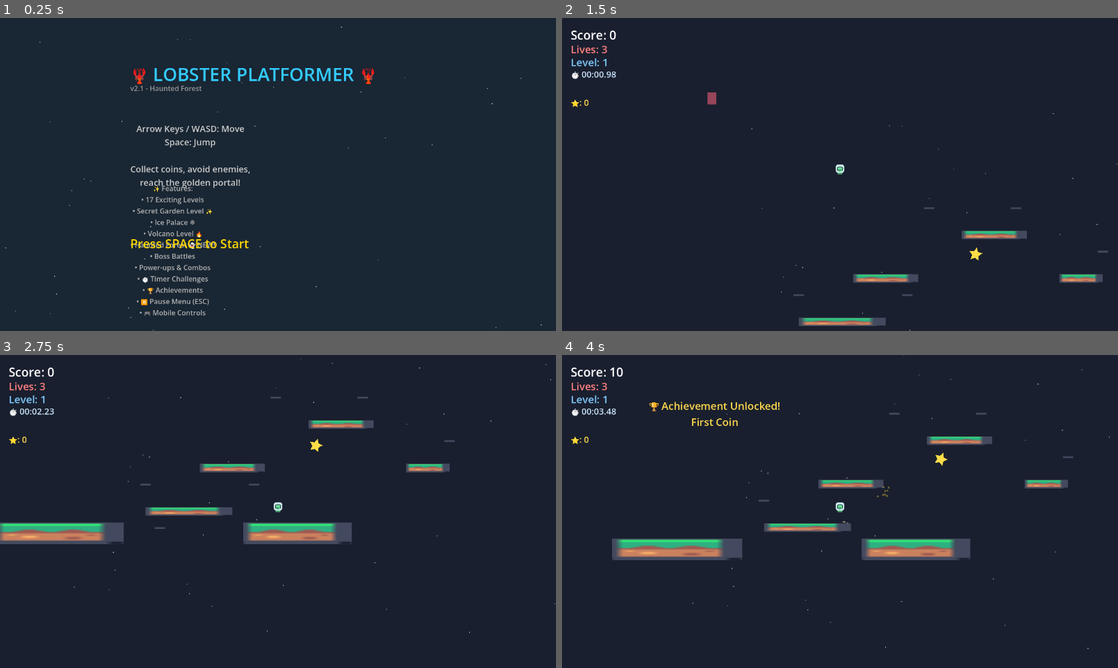
Above: before the commit, frames 1-4 (two rows, left to right).
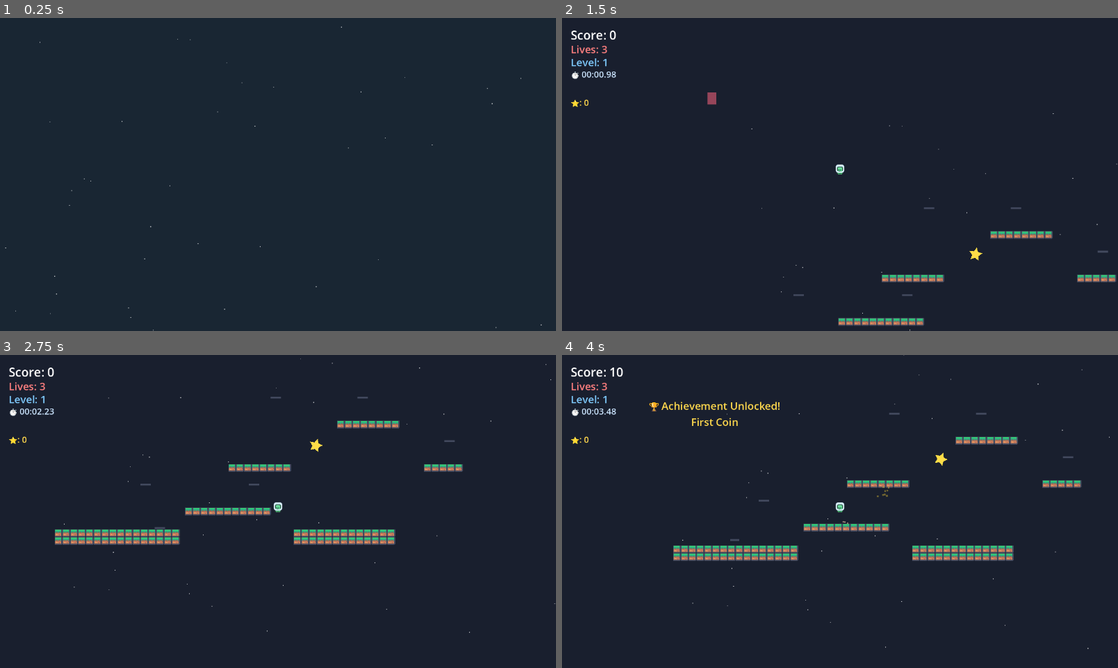
Above: after the commit, the same moments.

Repository: LungTakumi/ClawPlatformer
Game: Godot game, scene res://main.tscn
The game is run twice, just before and just after one commit, with the same random seed, the same clock (stepped at 60 frames per second) and the same inputs.
Inputs (mouse positions are in pixels of both pictures, inside the frame that each line leads up to):
- Up to frame 1 (0.25 s): no input
- Up to frame 2 (1.5 s): tap Space (jump) at 0.5, 0.77 s; move the mouse to (962, 158) at 0.52 s; hold Right (move_right) 0.53-1.25 s; tap B at 0.6 s; click (962, 158) at 0.67 s; drag from (728, 190) to (906, 312) at 1.27 s
- Up to frame 3 (2.75 s): move the mouse to (333, 442) at 2.02 s; hold Right (move_right) from 2.03 s (still down); tap E at 2.1 s
- Up to frame 4 (4 s): release Right (move_right) at 2.75 s; drag from (812, 574) to (923, 401) at 2.77 s; tap Space (jump) at 3.5, 3.77 s; move the mouse to (1006, 558) at 3.52 s; hold Left (move_left) from 3.53 s (still down); tap G at 3.6 s

The runs differ from the first frame. In frame 1, 3.0% of the frame differs, in the area x 23-68%, y 16-96%; in frame 2, 1.5%; in frame 3, 5.0%; in frame 4, 5.1%, in the area x 9-94%, y 26-66%.
Error before the commit: Invalid access to property or key 'released' on a base object of type 'Button'. (res://main.gd:1275)
Error after the commit: Invalid assignment of property or key 'horizontal_alignment' with value of type 'int' on a base object of type 'VBoxContainer'. (res://main.gd:675)

Commit message:
Fix: Platform sprites, collision alignment, mobile controls, start screen

Diff:
--- a/main.gd
+++ b/main.gd
@@ -668,50 +668,53 @@
 	canvas.add_to_group("ui")
 	add_child(canvas)
 
+	# Center container for cleaner layout
+	var container = VBoxContainer.new()
+	container.position = Vector2(250, 80)
+	container.add_theme_constant_override("separation", 15)
+	container.horizontal_alignment = HORIZONTAL_ALIGNMENT_CENTER
+	canvas.add_child(container)
+
 	# Animated title
 	var title = Label.new()
 	title.text = "🦞 LOBSTER PLATFORMER 🦞"
 	title.horizontal_alignment = HORIZONTAL_ALIGNMENT_CENTER
-	title.position = Vector2(300, 100)
 	title.add_theme_font_size_override("font_size", 42)
 	title.add_theme_color_override("font_color", Color(0.2, 0.8, 1))
-	canvas.add_child(title)
+	container.add_child(title)
 
 	# Version info
 	var version = Label.new()
-	version.text = "v2.1 - Haunted Forest"
+	version.text = "v2.2 - Desert"
 	version.horizontal_alignment = HORIZONTAL_ALIGNMENT_CENTER
-	version.position = Vector2(300, 150)
 	version.add_theme_font_size_override("font_size", 16)
 	version.add_theme_color_override("font_color", Color(0.6, 0.6, 0.6))
-	canvas.add_child(version)
+	container.add_child(version)
 
 	# High score
 	if high_score > 0:
 		var hs = Label.new()
 		hs.text = "🏆 High Score: " + str(high_score)
 		hs.horizontal_alignment = HORIZONTAL_ALIGNMENT_CENTER
-		hs.position = Vector2(300, 195)
 		hs.add_theme_font_size_override("font_size", 18)
 		hs.add_theme_color_override("font_color", Color(1, 0.85, 0.3))
-		canvas.add_child(hs)
-
+		container.add_child(hs)
+
+	# Controls info
 	var instr = Label.new()
-	instr.text = "Arrow Keys / WASD: Move\nSpace: Jump\n\nCollect coins, avoid enemies,\nreach the golden portal!"
+	instr.text = "🎮 Controls:\nArrow Keys / WASD: Move\nSpace: Jump\nESC: Pause"
 	instr.horizontal_alignment = HORIZONTAL_ALIGNMENT_CENTER
-	instr.position = Vector2(300, 240)
-	instr.add_theme_font_size_override("font_size", 20)
+	instr.add_theme_font_size_override("font_size", 18)
 	instr.add_theme_color_override("font_color", Color(0.8, 0.8, 0.8))
-	canvas.add_child(instr)
-
-	# Features list
-	var features = Label.new()
-	features.text = "✨ Features:\n• 17 Exciting Levels\n• Secret Garden Level ✨\n• Ice Palace ❄️\n• Volcano Level 🔥\n• Haunted Forest 👻 NEW!\n• Boss Battles\n• Power-ups & Combos\n• ⏱️ Timer Challenges\n• 🏆 Achievements\n• ⏸️ Pause Menu (ESC)\n• 🎮 Mobile Controls"
-	features.horizontal_alignment = HORIZONTAL_ALIGNMENT_CENTER
-	features.position = Vector2(300, 380)
-	features.add_theme_font_size_override("font_size", 16)
-	features.add_theme_color_override("font_color", Color(0.7, 0.7, 0.7))
-	canvas.add_child(features)
+	container.add_child(instr)
+
+	# Start prompt
+	var start = Label.new()
+	start.text = "Press SPACE to Start"
+	start.horizontal_alignment = HORIZONTAL_ALIGNMENT_CENTER
+	start.add_theme_font_size_override("font_size", 28)
+	start.add_theme_color_override("font_color", Color(1, 0.85, 0))
+	container.add_child(start)
 
 	# Show unlocked achievements count
 	var unlocked_count = 0
@@ -723,18 +726,9 @@
 		var ach = Label.new()
 		ach.text = "🏆 Achievements: " + str(unlocked_count) + "/" + str(achievements.size())
 		ach.horizontal_alignment = HORIZONTAL_ALIGNMENT_CENTER
-		ach.position = Vector2(300, 460)
-		ach.add_theme_font_size_override("font_size", 16)
+		ach.add_theme_font_size_override("font_size", 14)
 		ach.add_theme_color_override("font_color", Color(0.8, 0.9, 1))
-		canvas.add_child(ach)
-
-	var start = Label.new()
-	start.text = "Press SPACE to Start"
-	start.horizontal_alignment = HORIZONTAL_ALIGNMENT_CENTER
-	start.position = Vector2(300, 500)
-	start.add_theme_font_size_override("font_size", 28)
-	start.add_theme_color_override("font_color", Color(1, 0.85, 0))
-	canvas.add_child(start)
+		container.add_child(ach)
 
 func toggle_pause():
 	if not game_started:
@@ -950,15 +944,17 @@
 	sprite.texture = char_tilesheet
 	sprite.region_enabled = true
 	sprite.region_rect = Rect2(0, 0, 24, 24)  # First tile
-	sprite.position = Vector2(0, -12)  # Center on player
+	# Position sprite so bottom is at player origin
+	sprite.position = Vector2(0, -12)  # Center sprite vertically
+	sprite.offset = Vector2.ZERO
 	p.add_child(sprite)
 
-	# Collision
+	# Collision - position at center of player body
 	var col = CollisionShape2D.new()
-	col.position = Vector2(0, -12)
 	var rect = RectangleShape2D.new()
-	rect.size = Vector2(20, 24)
+	rect.size = Vector2(20, 24)  # Match sprite size
 	col.shape = rect
+	col.position = Vector2(0, -12)  # Same center as sprite
 	p.add_child(col)
 
 func create_platform(x, y, w, h, move_data = null):
@@ -993,17 +989,27 @@
 	var tile_x = (tile_idx % tiles_per_row) * 19 + 1  # 18px + 1px gap
 	var tile_y = (tile_idx / tiles_per_row) * 19 + 1
 
-	# Create sprite with tiling for the platform
-	var sprite = Sprite2D.new()
-	sprite.texture = tile_tilesheet
-	sprite.region_enabled = true
-	sprite.region_rect = Rect2(tile_x, tile_y, 18, 18)
-	sprite.position = Vector2(0, 0)
-	# Scale to fit platform width
-	sprite.scale = Vector2(w / 18.0, h / 18.0)
-	platform.add_child(sprite)
-
-	# Collision
+	# Create multiple sprites to tile across the platform
+	var tile_size = 18
+	var tiles_x = ceil(w / float(tile_size))
+	var tiles_y = ceil(h / float(tile_size))
+
+	for ty in range(tiles_y):
+		for tx in range(tiles_x):
+			var sprite = Sprite2D.new()
+			sprite.texture = tile_tilesheet
+			sprite.region_enabled = true
+			sprite.region_rect = Rect2(tile_x, tile_y, tile_size, tile_size)
+			# Position sprite - start from top-left
+			sprite.position = Vector2(tx * tile_size, ty * tile_size)
+			# Clip to platform bounds
+			if tx == tiles_x - 1:
+				sprite.scale.x = (w - tx * tile_size) / tile_size
+			if ty == tiles_y - 1:
+				sprite.scale.y = (h - ty * tile_size) / tile_size
+			platform.add_child(sprite)
+
+	# Collision - position at center of platform
 	var collision = CollisionShape2D.new()
 	var rect = RectangleShape2D.new()
 	rect.size = Vector2(w, h)
@@ -1261,6 +1267,14 @@
 	canvas.add_child(star_label)
 
 func setup_mobile_controls():
+	# 只在移动端显示虚拟按钮，Web PC 隐藏
+	var is_mobile = OS.get_name() == "Android" or OS.get_name() == "iOS"
+	var is_web = OS.get_name() == "Web"
+
+	# Web 平台使用键盘，不需要虚拟按钮（除非检测到触摸设备）
+	if is_web and not is_mobile:
+		return  # Web PC 隐藏虚拟按钮
+
 	var controls = CanvasLayer.new()
 	controls.name = "MobileControls"
 	add_child(controls)
Not shown, changed: addons/openclaw/connection_manager.gd
